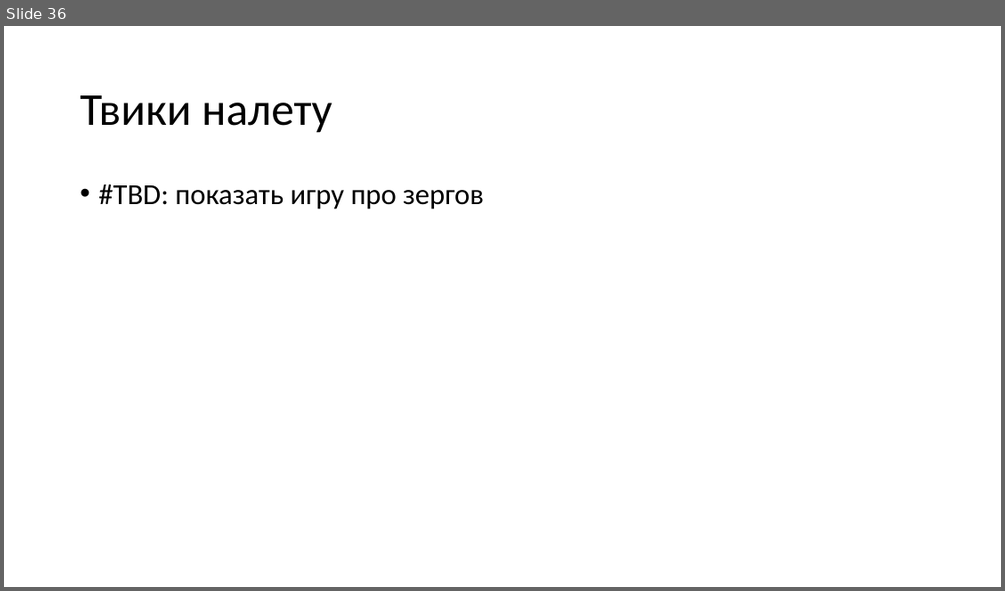
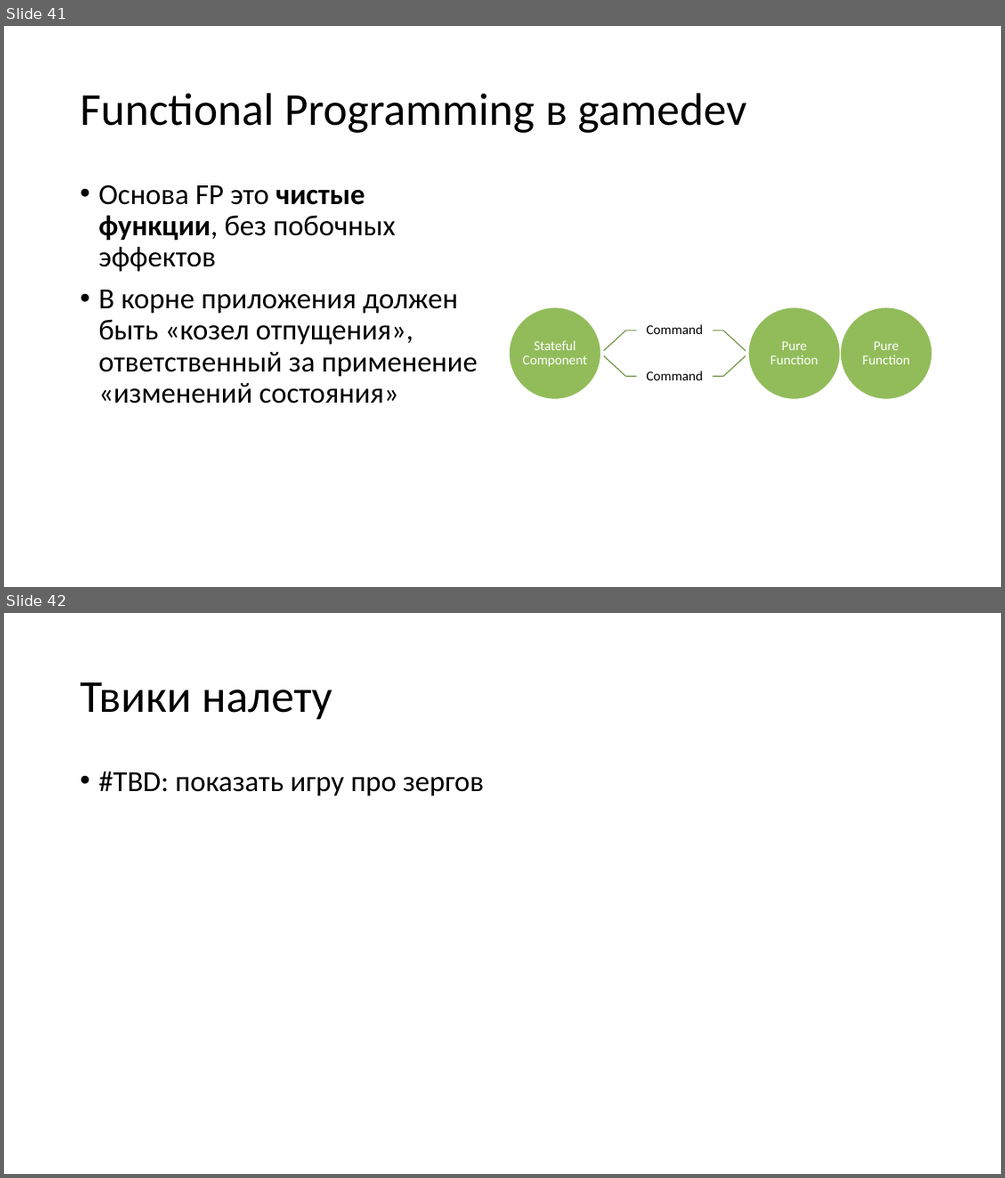
Before and after one commit to kugushev/presentations, a slide deck: 2020_GameDev-As-Hobby/Presentation.pptx. Shown one above the other, each under a label of ours: slide 36 before the commit, slides 41 and 42 after it. The pictures are 1005x591 and 1005x1178 pixels, drawn with LibreOffice and Linux fonts; fonts in the diff are those of the drawing. Boxes give left, top, right and bottom in pixels: in the first picture for what was removed or moved away, otherwise in the second. Text is boxed around its words. In the diff, an @@ line names an element or a change of style, - is before the commit and + after.

```diff
--- a/2020_GameDev-As-Hobby/Presentation.pptx
+++ b/2020_GameDev-As-Hobby/Presentation.pptx
@@ slide 41 added at box(4, 26, 1001, 587), background #FFFFFF @@
@@ title added at box(80, 93, 747, 133), 44 pt, text #000000 @@
+Functional Programming в gamedev
@@ text added at box(98, 184, 477, 403), 28 pt, text #000000 @@
+• Основа FP это чистые функции, без побочных эффектов
+• В корне приложения должен быть «козел отпущения», ответственный за применение «изменений состояния»
@@ group added at box(509, 307, 932, 399): 5 texts, 4 freeform shapes, 4 lines, 3 ellipses @@
+Stateful Component
+Command
+Command
+Pure Function
+Pure Function
@@ what was slide 36 is now slide 42 @@
```
Also in this commit, not shown: 2 slides changed, 10 other slides added, 5 slides removed.
